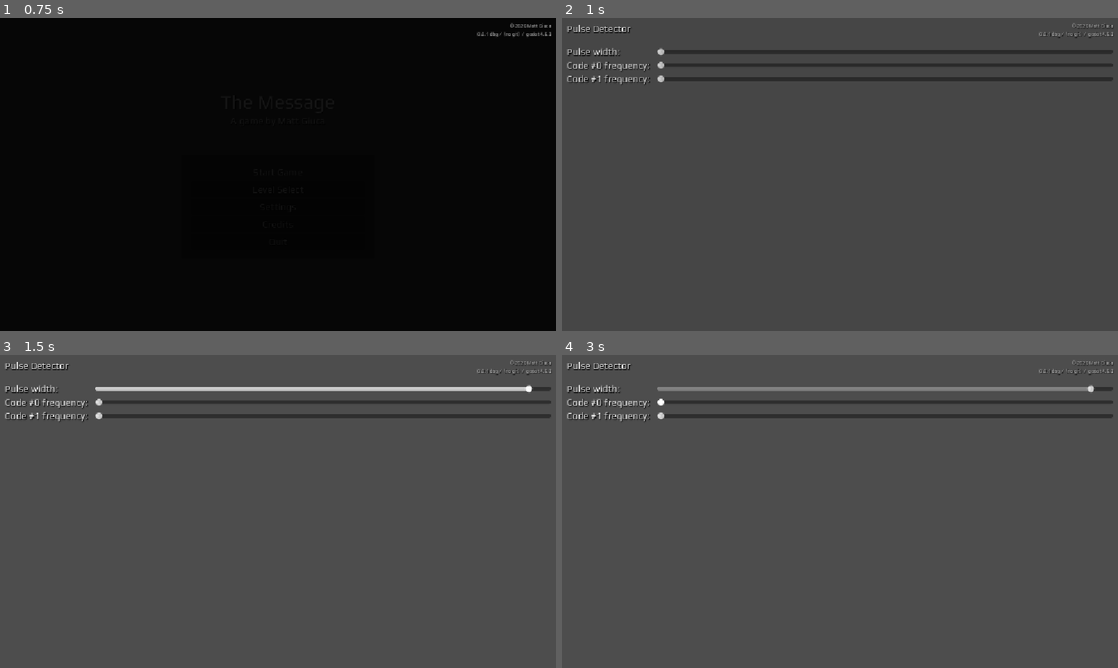
Above: before the commit, frames 1-4 (two rows, left to right).
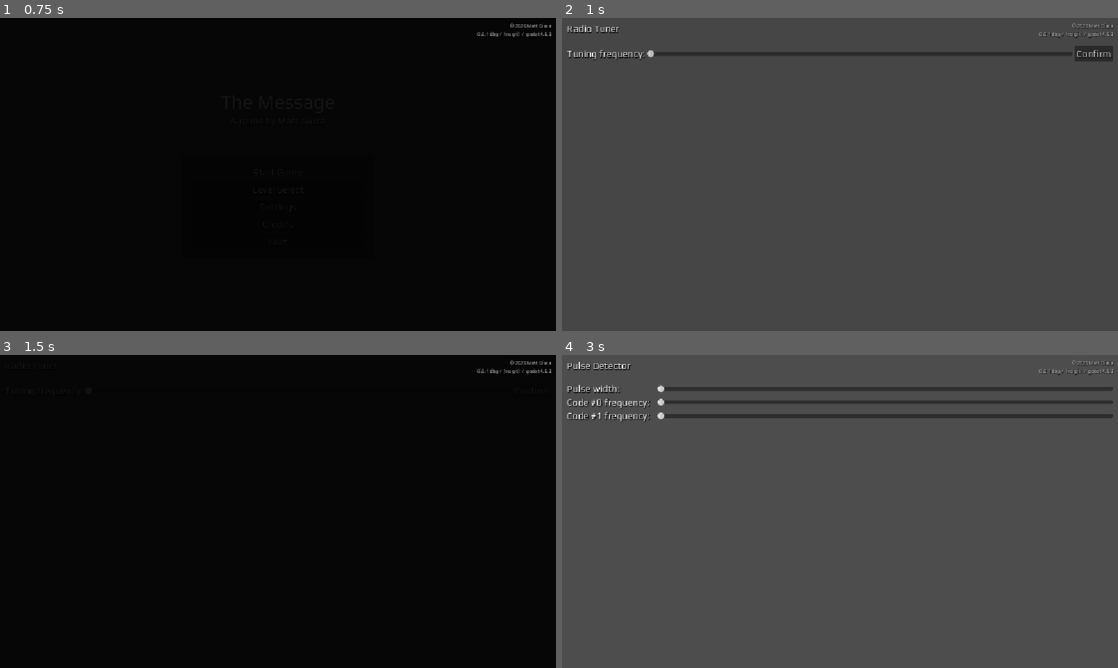
Above: after the commit, the same moments.

Repository: mgiuca/message-game
Game: Godot game, scene res://scenes/main.tscn
Two runs of this game, one before a commit and one after it. Both use one fixed random seed, a clock stepped at 60 frames per second and the inputs below.
Inputs (mouse positions are in pixels of both pictures, inside the frame that each line leads up to):
- Up to frame 1 (0.75 s): click "Start Game" at 0.5 s
- Up to frame 2 (1 s): no input
- Up to frame 3 (1.5 s): click (533, 389) at 1.25 s, where only the run after the commit has a clickable "Confirm"
- Up to frame 4 (3 s): tap Enter at 2 s; move the mouse to (962, 495) at 2.02 s; hold Up (ui_up) 2.03-2.78 s; click (962, 495) at 2.17 s; tap Space at 2.75 s; move the mouse to (728, 527) at 2.77 s; hold Down (ui_down) from 2.78 s (still down)

Frame 1 is identical in both runs. In frame 2, 3.5% of the frame differs, in the area x 0-100%, y 2-22%; in frame 3, 100%, in the area x 0-100%, y 0-100%; in frame 4, 1.1%.

Commit message:
Added radio tuner level (just a slider).

Diff:
--- /dev/null
+++ b/scenes/levels/radio_tuner.gd
@@ -0,0 +1,11 @@
+extends Level
+
+
+# Called when the node enters the scene tree for the first time.
+func _ready() -> void:
+  super._ready()
+
+
+func _on_btn_confirm_pressed() -> void:
+  # TODO: Check
+  LevelManager.switch_to_next_level_or_quit()
--- /dev/null
+++ b/scenes/levels/radio_tuner.tscn
@@ -0,0 +1,43 @@
+[gd_scene format=3 uid="uid://ckk1n53xlhqvo"]
+
+[ext_resource type="PackedScene" uid="uid://tdgkmflrwhol" path="res://scenes/level.tscn" id="1_irbbj"]
+[ext_resource type="Script" uid="uid://mf2plrtlekcc" path="res://scenes/levels/radio_tuner.gd" id="2_irbbj"]
+
+[node name="RadioTuner" unique_id=1360869222 instance=ExtResource("1_irbbj")]
+script = ExtResource("2_irbbj")
+
+[node name="MarginContainer" type="MarginContainer" parent="." index="1" unique_id=1716162888]
+layout_mode = 1
+anchors_preset = 15
+anchor_right = 1.0
+anchor_bottom = 1.0
+grow_horizontal = 2
+grow_vertical = 2
+
+[node name="VBoxContainer" type="VBoxContainer" parent="MarginContainer" index="0" unique_id=1114240750]
+layout_mode = 2
+
+[node name="Spacer" type="Control" parent="MarginContainer/VBoxContainer" index="0" unique_id=479684061]
+custom_minimum_size = Vector2(0, 40)
+layout_mode = 2
+
+[node name="TextureRect" type="TextureRect" parent="MarginContainer/VBoxContainer" index="1" unique_id=586325971]
+layout_mode = 2
+
+[node name="HBoxContainer" type="HBoxContainer" parent="MarginContainer/VBoxContainer" index="2" unique_id=875890818]
+layout_mode = 2
+
+[node name="Label" type="Label" parent="MarginContainer/VBoxContainer/HBoxContainer" index="0" unique_id=332318623]
+layout_mode = 2
+text = "Tuning frequency:"
+
+[node name="SldTuneFreq" type="HSlider" parent="MarginContainer/VBoxContainer/HBoxContainer" index="1" unique_id=1303130098]
+layout_mode = 2
+size_flags_horizontal = 3
+size_flags_vertical = 4
+
+[node name="BtnConfirm" type="Button" parent="MarginContainer/VBoxContainer/HBoxContainer" index="2" unique_id=1438555725]
+layout_mode = 2
+text = "Confirm"
+
+[connection signal="pressed" from="MarginContainer/VBoxContainer/HBoxContainer/BtnConfirm" to="." method="_on_btn_confirm_pressed"]
--- a/scenes/managers/level_manager.gd
+++ b/scenes/managers/level_manager.gd
@@ -4,6 +4,7 @@
 
 # List of levels, in order, by base filename (no dir or extension).
 const LEVEL_NAMES : Array[String] = [
+  'radio_tuner',
   'pulse_detector',
   'image_decoder',
 ]
@@ -16,6 +17,7 @@
 # Mapping from level basename to display name. If the name is missing, the
 # game will display the basename with a warning.
 const LEVEL_DISPLAY_NAMES : Dictionary[String, String] = {
+  'radio_tuner': 'Radio Tuner',
   'pulse_detector': 'Pulse Detector',
   'image_decoder': 'Image Decoder',
 }
Not shown, added: scenes/levels/radio_tuner.gd.uid
